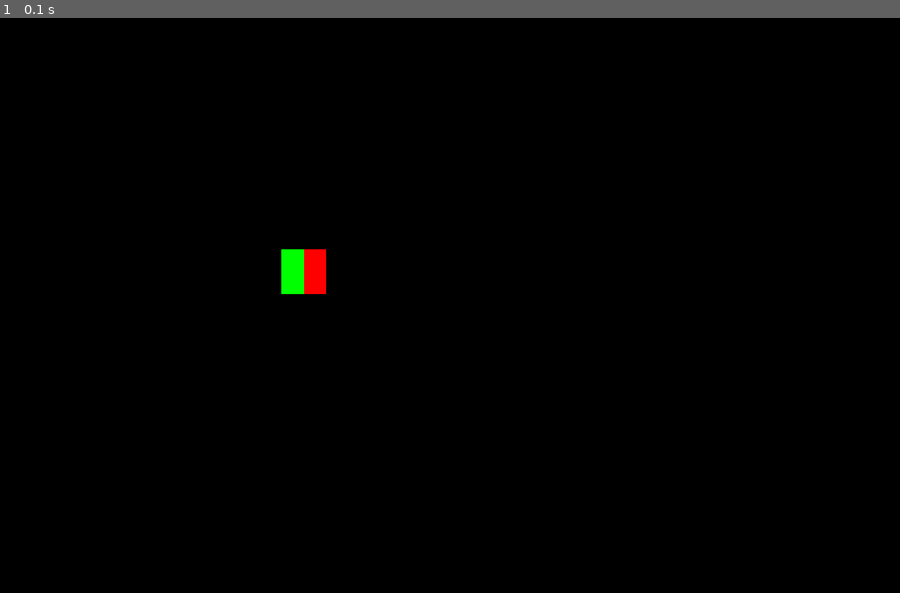
Above: before the commit, frame 1.
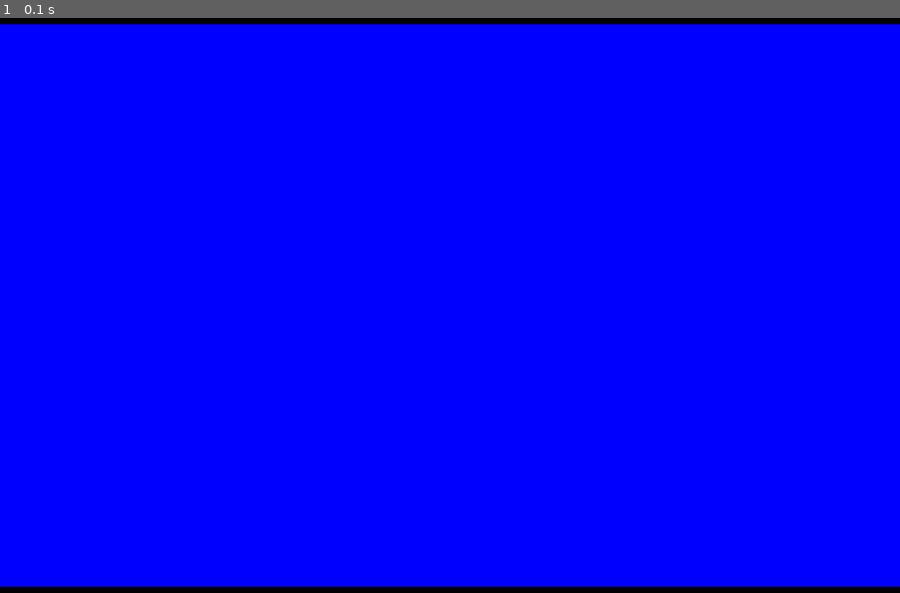
Above: after the commit, the same moment.

Repository: Christever/FantasyComputer128
Game: LÖVE game, started from main.lua
The game is run twice, just before and just after one commit, with the same random seed, the same clock (stepped at 60 frames per second) and the same inputs.
Inputs:
- Up to frame 1 (0.1 s): no input

The runs differ from the first frame. In frame 1, 98% of the frame differs, in the area x 0-100%, y 1-99%.

Commit message:
Ajoute la fonction clear à la classe Sprite pour remplir le sprite avec une couleur et met à jour le test vidéo pour utiliser cette fonction.

Diff:
--- a/system/video/Sprite.lua
+++ b/system/video/Sprite.lua
@@ -75,4 +75,19 @@
     return self.transparentColor
 end
 
+--- Remplit entièrement le sprite avec une couleur.
+---@param colorIndex integer Index de couleur (0-255) ou -1 pour transparent.
+function Sprite:clear(colorIndex)
+    assert(
+        colorIndex == -1 or (colorIndex >= 0 and colorIndex <= 255),
+        "Couleur invalide"
+    )
+
+    for y = 1, self.height do
+        for x = 1, self.width do
+            self.pixels[y][x] = colorIndex
+        end
+    end
+end
+
 return Sprite
--- a/system/video/VideoTest.lua
+++ b/system/video/VideoTest.lua
@@ -15,20 +15,9 @@
     Palette.setColor(3, 0, 0, 255)
     Palette.setColor(4, 255, 255, 255)
 
-    video:clear(0)
+    video:clear(3)
 
-local sprite = Sprite.new(16, 16, 1)
 
-sprite:setTransparentColor(0)
-
-for y = 1, 16 do
-    for x = 1, 8 do
-        sprite:setPixel(x, y, 2)
-    end
-end
-
--- Affichage sans retournement
-video:drawSprite(sprite, 100, 80)
 end
 
 return VideoTest
